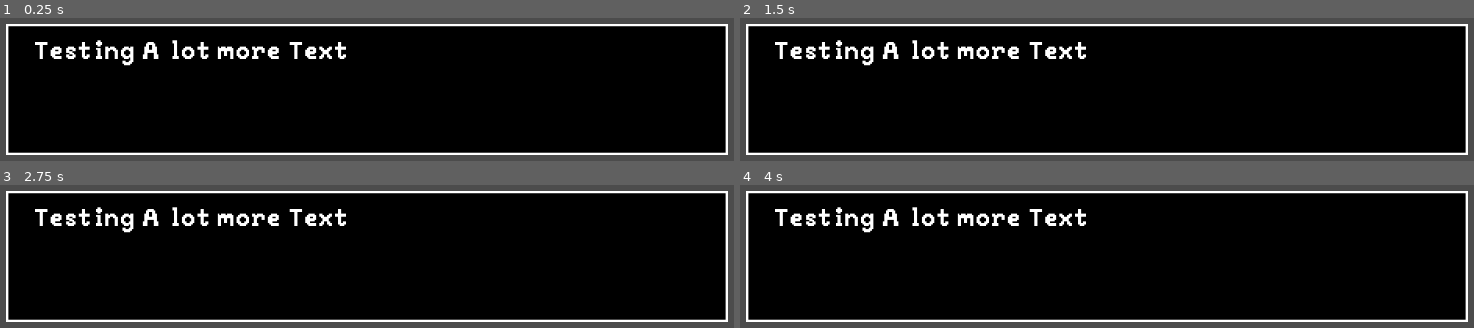
Above: before the commit, frames 1-4 (two rows, left to right).
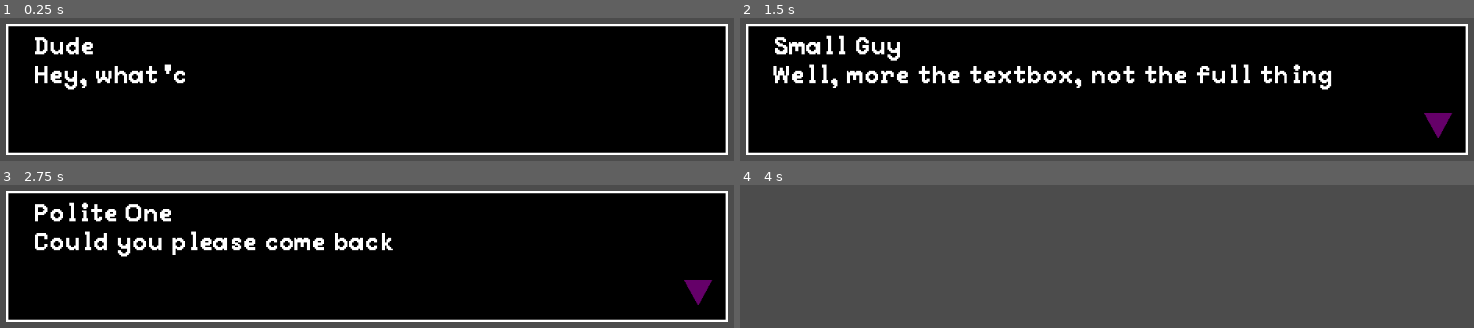
Above: after the commit, the same moments.

Repository: DiegoArmando/GMTK-Game-Jam-2022
Game: Godot game, scene res://DialogBox.tscn
Two runs of this game, one before a commit and one after it. Both use one fixed random seed, a clock stepped at 60 frames per second and the inputs below. This scene is started directly instead of the project's main scene.
Inputs (mouse positions are in pixels of both pictures, inside the frame that each line leads up to):
- Up to frame 1 (0.25 s): no input
- Up to frame 2 (1.5 s): tap Enter (ui_accept) at 0.5, 0.6, 0.77, 1.07, 1.35 s; move the mouse to (outside the picture) at 0.52 s; click (outside the picture) at 0.67 s; move the mouse to (outside the picture) at 1.27 s; click (outside the picture) at 1.42 s
- Up to frame 3 (2.75 s): tap Enter (ui_accept) at 1.52, 1.82, 2.1 s; move the mouse to (outside the picture) at 2.02 s; click (outside the picture) at 2.17 s
- Up to frame 4 (4 s): move the mouse to (1070, 220) at 2.77 s; tap Enter (ui_accept) at 2.85, 3.02, 3.32, 3.5, 3.6, 3.77 s; click (1070, 220) at 2.92 s; move the mouse to (1349, 197) at 3.52 s; click (1349, 197) at 3.67 s

The runs differ from the first frame. In frame 1, 3.5% of the frame differs, in the area x 4-48%, y 13-51%; in frame 2, 7.2%; in frame 3, 5.6%; in frame 4, 88%, in the area x 0-100%, y 4-96%.
Error before the commit: Assertion failed: File path for dialog does not exist (res://DialogReader.gd:17)

Commit message:
Finished Textbox Scene

Diff:
--- a/DialogBox.tscn
+++ b/DialogBox.tscn
@@ -1,7 +1,7 @@
-[gd_scene load_steps=7 format=2]
+[gd_scene load_steps=9 format=2]
 
 [ext_resource path="res://DialogReader.gd" type="Script" id=1]
-[ext_resource path="res://Fonts/Peaberry-Font-v2.0/Peaberry-Font-v2.0/Peaberry Font Family/Peaberry Base/Peaberry-Base.otf" type="DynamicFontData" id=2]
+[ext_resource path="res://Sprites/Dialog_Triangle.png" type="Texture" id=2]
 [ext_resource path="res://Fonts/Peaberry-Base.otf" type="DynamicFontData" id=3]
 
 [sub_resource type="StyleBoxFlat" id=1]
@@ -14,11 +14,42 @@
 
 [sub_resource type="DynamicFont" id=2]
 size = 32
-font_data = ExtResource( 2 )
+font_data = ExtResource( 3 )
 
 [sub_resource type="DynamicFont" id=3]
 size = 32
 font_data = ExtResource( 3 )
+
+[sub_resource type="Animation" id=4]
+resource_name = "Idle"
+loop = true
+tracks/0/type = "value"
+tracks/0/path = NodePath(".:position")
+tracks/0/interp = 0
+tracks/0/loop_wrap = true
+tracks/0/imported = false
+tracks/0/enabled = true
+tracks/0/keys = {
+"times": PoolRealArray( 0, 0.5 ),
+"transitions": PoolRealArray( 1, 1 ),
+"update": 0,
+"values": [ Vector2( 851, 110 ), Vector2( 851, 115 ) ]
+}
+
+[sub_resource type="Animation" id=5]
+length = 0.001
+tracks/0/type = "value"
+tracks/0/path = NodePath(".:position")
+tracks/0/interp = 1
+tracks/0/loop_wrap = true
+tracks/0/imported = false
+tracks/0/enabled = true
+tracks/0/keys = {
+"times": PoolRealArray( 0 ),
+"transitions": PoolRealArray( 1 ),
+"update": 0,
+"values": [ Vector2( 851, 124 ) ]
+}
 
 [node name="DialogBox" type="CanvasLayer"]
 
@@ -49,19 +80,41 @@
 margin_right = 854.0
 margin_bottom = 138.0
 
-[node name="CharacterName" type="Label" parent="Textbox Container/Panel/Text Postion/VBoxContainer"]
+[node name="CharacterName" type="RichTextLabel" parent="Textbox Container/Panel/Text Postion/VBoxContainer"]
 margin_right = 854.0
-margin_bottom = 32.0
-size_flags_vertical = 1
-custom_fonts/font = SubResource( 2 )
-text = "Testing"
+margin_bottom = 33.0
+rect_clip_content = false
+custom_fonts/normal_font = SubResource( 2 )
+bbcode_enabled = true
+bbcode_text = "Test Name"
+text = "Test Name"
+fit_content_height = true
 
-[node name="DialogText" type="Label" parent="Textbox Container/Panel/Text Postion/VBoxContainer"]
-margin_top = 36.0
+[node name="Dialog" type="RichTextLabel" parent="Textbox Container/Panel/Text Postion/VBoxContainer"]
+margin_top = 37.0
 margin_right = 854.0
-margin_bottom = 68.0
-size_flags_vertical = 1
-custom_fonts/font = SubResource( 3 )
-text = "Testing A lot more Text"
+margin_bottom = 103.0
+rect_clip_content = false
+custom_fonts/mono_font = SubResource( 3 )
+custom_fonts/normal_font = SubResource( 3 )
+bbcode_enabled = true
+bbcode_text = "This is some dialog for the dialog box. Is the Dialog wrapping? Good."
+text = "This is some dialog for the dialog box. Is the Dialog wrapping? Good."
+fit_content_height = true
+scroll_active = false
+
+[node name="Indicator" type="Sprite" parent="Textbox Container/Panel/Text Postion/VBoxContainer"]
+position = Vector2( 851, 124 )
+scale = Vector2( 0.15, 0.15 )
+texture = ExtResource( 2 )
+
+[node name="AnimationPlayer" type="AnimationPlayer" parent="Textbox Container/Panel/Text Postion/VBoxContainer/Indicator"]
+autoplay = "Idle"
+anims/Idle = SubResource( 4 )
+anims/RESET = SubResource( 5 )
+
+[node name="Tween" type="Tween" parent="Textbox Container/Panel/Text Postion/VBoxContainer"]
 
 [node name="Timer" type="Timer" parent="Textbox Container"]
+
+[connection signal="tween_completed" from="Textbox Container/Panel/Text Postion/VBoxContainer/Tween" to="Textbox Container" method="_on_Tween_tween_completed"]
--- a/DialogReader.gd
+++ b/DialogReader.gd
@@ -4,26 +4,72 @@
 export(float) var textSpeed = 0.05
 
 var dialog
+var phraseNum
+var untilLine
+var finishedDisplaying
+var tween
 
 # Called when the node enters the scene tree for the first time.
 func _ready():
 	$Timer.wait_time = textSpeed
 	dialog = getDialog()
+	phraseNum = 0
+	untilLine = 5
+	tween = $"Panel/Text Postion/VBoxContainer/Tween"
 	assert(dialog, "getDialog() has failed")
-	pass # Replace with function body.
+	nextPhrase()
+
+func _process(_delta):
+	$"Panel/Text Postion/VBoxContainer/Indicator".visible = finishedDisplaying
+	if Input.is_action_just_pressed("ui_accept"):
+		if finishedDisplaying:
+			nextPhrase()
+		else:
+			tween.stop_all()
+			finishedDisplaying = true
+			$"Panel/Text Postion/VBoxContainer/Dialog".visible_characters = -1
+	pass
+
+
+func nextPhrase() -> void:
+	if (phraseNum >= untilLine):
+		queue_free()
+		return
+	finishedDisplaying = false
+	$"Panel/Text Postion/VBoxContainer/CharacterName".bbcode_text = dialog[phraseNum]["Name"]
+	$"Panel/Text Postion/VBoxContainer/Dialog".bbcode_text = dialog[phraseNum]["Text"]
+	$"Panel/Text Postion/VBoxContainer/Dialog".visible_characters = 0
+	tween.interpolate_property(
+		$"Panel/Text Postion/VBoxContainer/Dialog", "visible_characters", 0,
+		$"Panel/Text Postion/VBoxContainer/Dialog".text.length(), $"Panel/Text Postion/VBoxContainer/Dialog".text.length()/45.0,
+		tween.TRANS_LINEAR, Tween.EASE_IN_OUT
+	)
+	tween.start()
+	phraseNum += 1
+	pass
 
 func getDialog() -> Array:
-	var file = File.new()
-	assert(file.file_exists(dialogPath), "File path for dialog does not exist");
+	return [{"Name": "Dude", "Text": "Hey, what'chu looking at, punk?"},
+	{"Name": "Fellah", "Text": "This is the [wave]Dialog System[/wave]"},
+	{"Name": "Small Guy", "Text": "[shake]Well, more the textbox, not the full thing[/shake]"},
+	{"Name": "Individual", "Text": "QUIET! That doesn't mean we don't have [rainbow][tornado]schemes[/tornado][/rainbow] planned for it!"},
+	{'Name': 'Polite One', 'Text': 'Could you please come back later? Sorry!'}];
+	#var file = File.new()
+	#assert(file.file_exists(dialogPath), "File path for dialog does not exist");
 
-	file.open(dialogPath, File.READ)
-	var fileAsJson = file.get_as_text()
+	#file.open(dialogPath, File.READ)
+	#var fileAsJson = file.get_as_text()
 
-	var dialogOutput = parse_json(fileAsJson)
-	if typeof(dialogOutput) == TYPE_ARRAY:
-		return dialogOutput
-	else:
-		return []
+	#var dialogOutput = parse_json(fileAsJson)
+	#if typeof(dialogOutput) == TYPE_ARRAY:
+	#	return dialogOutput
+	#else:
+	#	return []
 # Called every frame. 'delta' is the elapsed time since the previous frame.
 #func _process(delta):
 #	pass
+
+
+func _on_Tween_tween_completed(object, key):
+	finishedDisplaying = true
+	pass # Replace with function body.
--- a/Main.tscn
+++ b/Main.tscn
@@ -75,29 +75,29 @@
 
 [sub_resource type="SpriteFrames" id=4]
 animations = [ {
+"frames": [ ExtResource( 14 ) ],
+"loop": true,
+"name": "10",
+"speed": 5.0
+}, {
+"frames": [ ExtResource( 12 ) ],
+"loop": true,
+"name": "Q",
+"speed": 5.0
+}, {
+"frames": [ ExtResource( 15 ) ],
+"loop": true,
+"name": "K",
+"speed": 5.0
+}, {
+"frames": [ ExtResource( 13 ) ],
+"loop": true,
+"name": "J",
+"speed": 5.0
+}, {
 "frames": [ ExtResource( 16 ) ],
 "loop": true,
 "name": "9",
-"speed": 5.0
-}, {
-"frames": [ ExtResource( 14 ) ],
-"loop": true,
-"name": "10",
-"speed": 5.0
-}, {
-"frames": [ ExtResource( 12 ) ],
-"loop": true,
-"name": "Q",
-"speed": 5.0
-}, {
-"frames": [ ExtResource( 15 ) ],
-"loop": true,
-"name": "K",
-"speed": 5.0
-}, {
-"frames": [ ExtResource( 13 ) ],
-"loop": true,
-"name": "J",
 "speed": 5.0
 }, {
 "frames": [ ExtResource( 17 ) ],
Binary file added: Sprites/Dialog_Triangle.png
Not shown, added: Sprites/Dialog_Triangle.png.import
